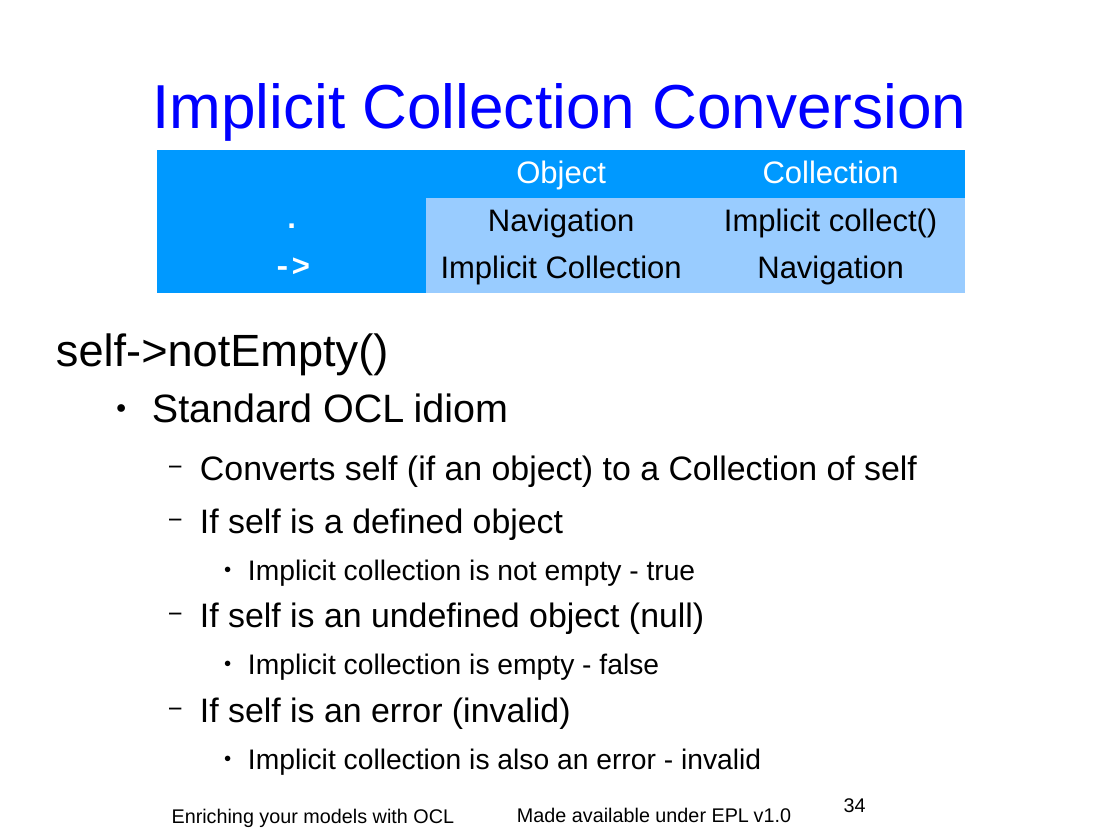
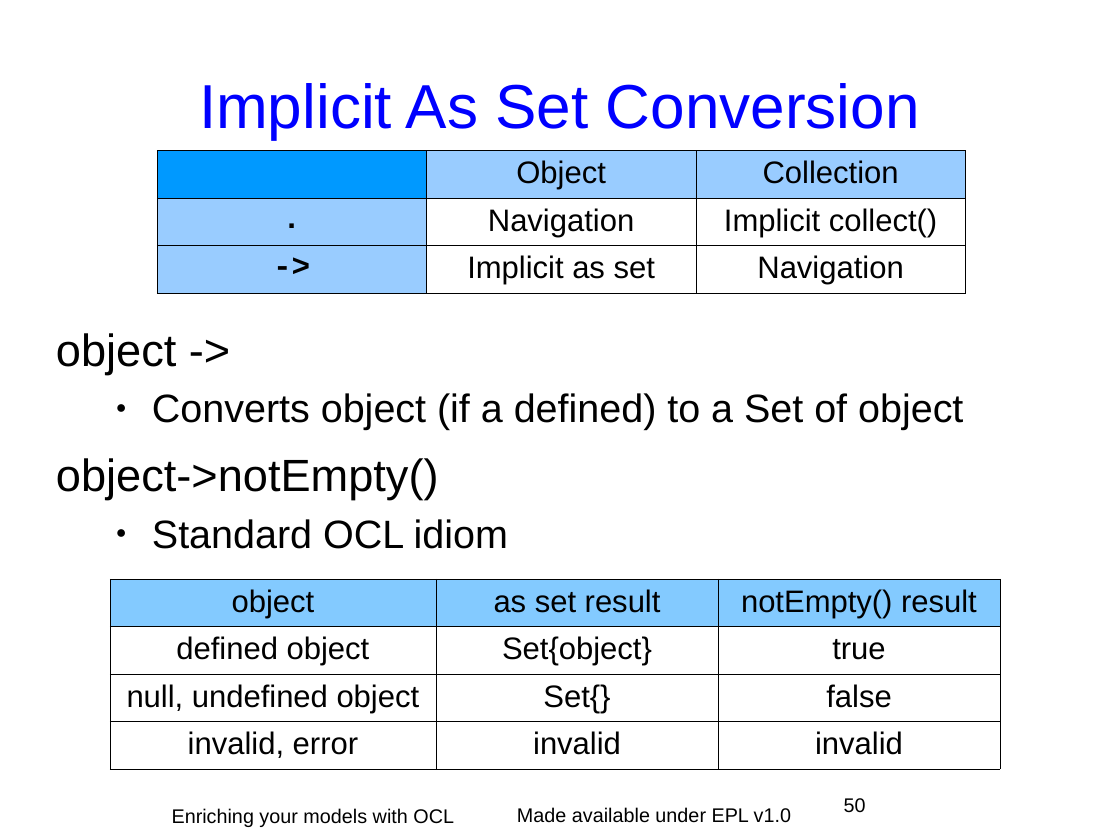
Before and after one commit to eclipse-ocl/ocl-website, a slide deck: slide 50 of ocl/docs/publications/EclipseCon2011Tutorial/EnrichingWithOCL.odp (slide 34 before the commit). Drawn at 1120x840 pixels with LibreOffice and Linux fonts; fonts in the diff are those of the drawing; background and template pictures are left out. Boxes give left, top, right and bottom in pixels: in the first picture for what was removed or moved away, otherwise in the second. Text is boxed around its words. In the diff, an @@ line names an element or a change of style, - is before the commit and + after.

Commit message:
Final version

```diff
--- a/ocl/docs/publications/EclipseCon2011Tutorial/EnrichingWithOCL.odp
+++ b/ocl/docs/publications/EclipseCon2011Tutorial/EnrichingWithOCL.odp
@@ title at box(199, 83, 920, 139): text changed @@
-Implicit Collection Conversion
+Implicit As Set Conversion
@@ table at box(158, 150, 966, 288) @@
-row 3, column 2: Implicit Collection
+row 3, column 2: Implicit as set
@@ fill #0099FF to #99CCFF in 4 cells @@
@@ fill #99CCFF to #FFFFFF in 4 cells @@
@@ text colour #FFFFFF to #000000 in "Object", "Collection", ".", "->" @@
@@ borders changed @@
@@ text at box(56, 333, 963, 500): text changed; size 32 to 28 pt @@
-self->notEmpty()
+object ->
+  ● Converts object (if a defined) to a Set of object
+object->notEmpty()
@@ text at box(200, 455, 917, 775): paragraphs removed @@
-    − Converts self (if an object) to a Collection of self
-    − If self is a defined object
-      ● Implicit collection is not empty - true
-    − If self is an undefined object (null)
-      ● Implicit collection is empty - false
-    − If self is an error (invalid)
-      ● Implicit collection is also an error - invalid
@@ table added at box(110, 579, 1001, 762), 4 rows, 3 columns @@
+object | as set result | notEmpty() result
+defined object | Set{object} | true
+null, undefined object | Set{} | false
+invalid, error | invalid | invalid
@@ page number at box(844, 798, 866, 813): text changed @@
-34
+50
```
Also in this commit, not shown: 47 other slides changed, 36 slides added, 39 slides removed.
